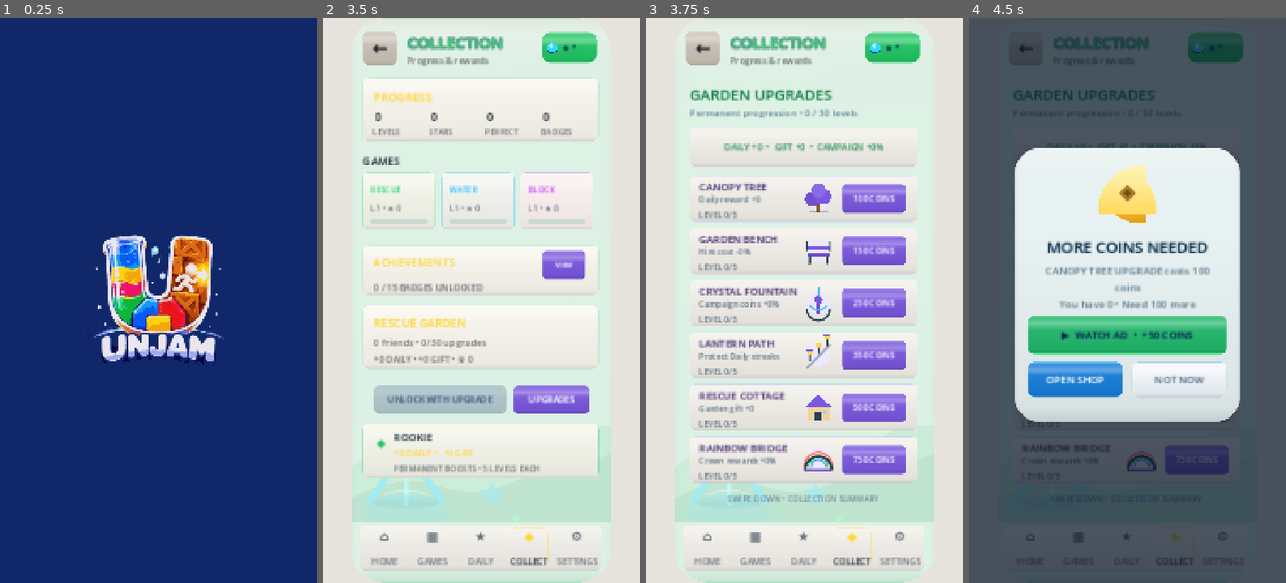
Above: before the commit, frames 1-4 (left to right).
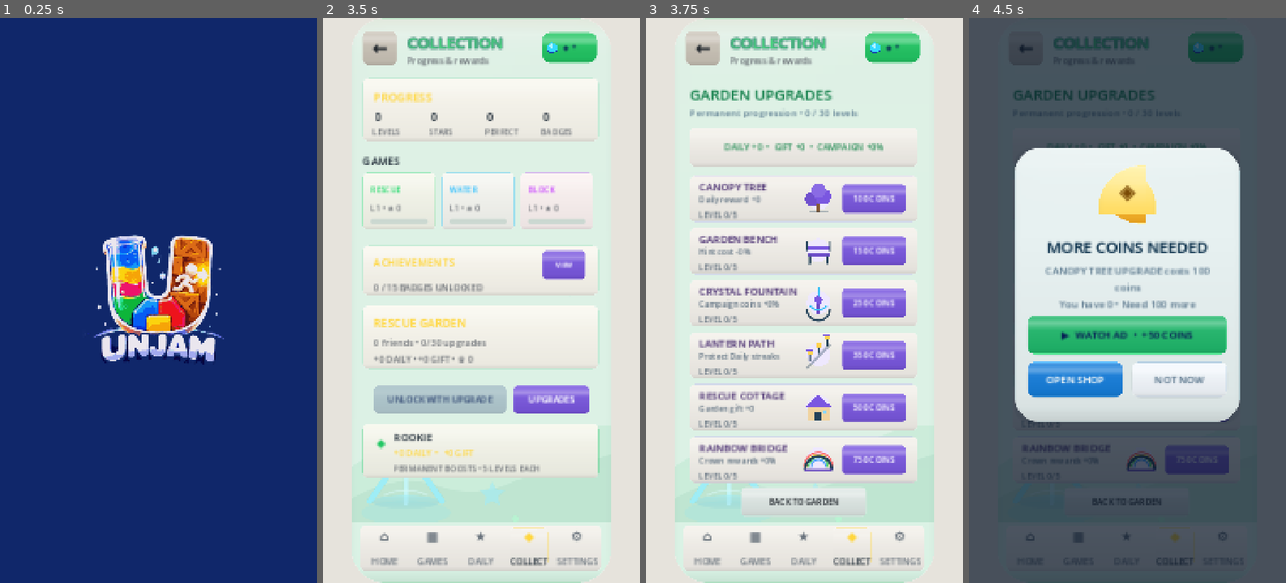
Above: after the commit, the same moments.

Repository: eghosa001/unjam
Game: Godot game, scene res://scenes/Boot.tscn
Same seed, same stepped clock (60 frames per second), same inputs: the game is played once before the commit and once after it.
Inputs (mouse positions are in pixels of both pictures, inside the frame that each line leads up to):
- Up to frame 1 (0.25 s): no input
- Up to frame 2 (3.5 s): tap Enter at 0.5 s; move the mouse to (551, 272) at 0.52 s; click (551, 272) at 0.67 s; tap Space at 1.25 s; drag from (418, 328) to (465, 413) at 1.27 s; click "PLAY DAILY" at 2 s; click (529, 549) at 2.75 s
- Up to frame 3 (3.75 s): click "UPGRADES" at 3.5 s
- Up to frame 4 (4.5 s): click "100 COINS" at 4.25 s

Frames 1-2 are identical in both runs. In frame 3, 1.3% of the frame differs, in the area x 25-74%, y 82-88%; in frame 4, 0.1%.

Commit message:
Replace unreadable Collection swipe hint with accessible back-to-Garden button

Diff:
--- a/scripts/ui/premium_main_casual.gd
+++ b/scripts/ui/premium_main_casual.gd
@@ -1742,15 +1742,17 @@
 		else:
 			state.pressed.connect(_buy_collection_upgrade.bind(id,base_cost))
 
-	var return_hint := _figma_text(canvas,"SWIPE DOWN • COLLECTION SUMMARY",Rect2(37,710,314,18),12,Color("#6e8596"),true)
-	return_hint.name = "CollectionUpgradeReturnHint"
-	return_hint.vertical_alignment = VERTICAL_ALIGNMENT_CENTER
-	return_hint.horizontal_alignment = HORIZONTAL_ALIGNMENT_CENTER
-	return_hint.clip_text = true
-	return_hint.custom_minimum_size = Vector2.ZERO
-	_fit_single_line_control_text(return_hint,310.0,12,10)
-	return_hint.position = Vector2(37,710)
-	return_hint.size = Vector2(314,18)
+	# A visible back action is easier to discover than the previously dim
+	# swipe-only footer and remains usable by touch and TalkBack.
+	var return_button := _figma_button(
+		canvas, "CollectionBackToSummary", "BACK TO GARDEN",
+		Rect2(100,701,188,44),
+		Color("#40556e") if _dark() else Color("#e0e9e6"),
+		Callable(self,"build_collection"),
+		FIGMA_DARK_INK if _dark() else FIGMA_NAVY, 14, 12
+	)
+	return_button.accessibility_name = "Return to Collection summary"
+	return_button.tooltip_text = "Return to Collection summary"
 	_figma_bottom_nav(canvas,"collection")
 
 func _collection_summary_scroll_input(event: InputEvent, owner: Control) -> void:
